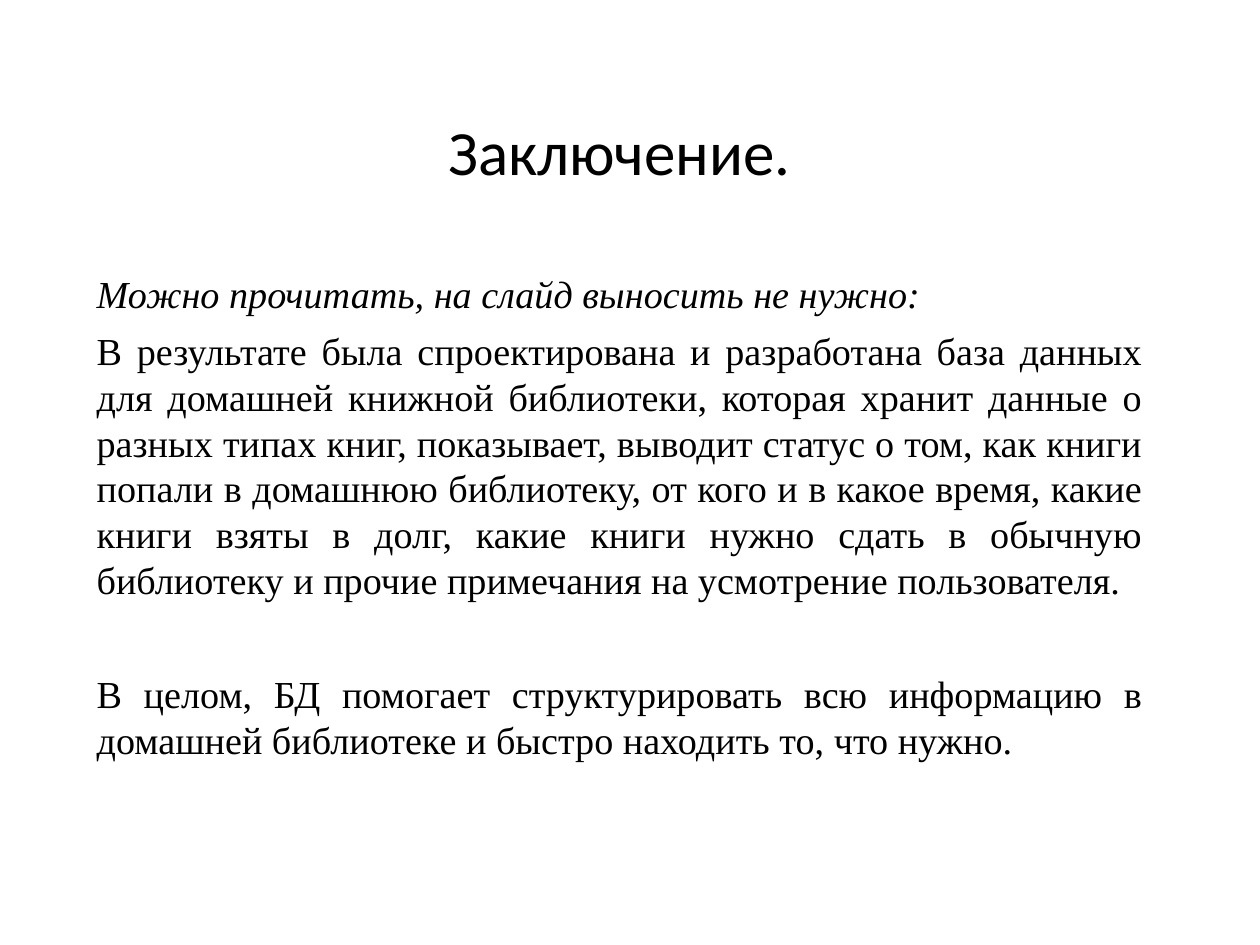
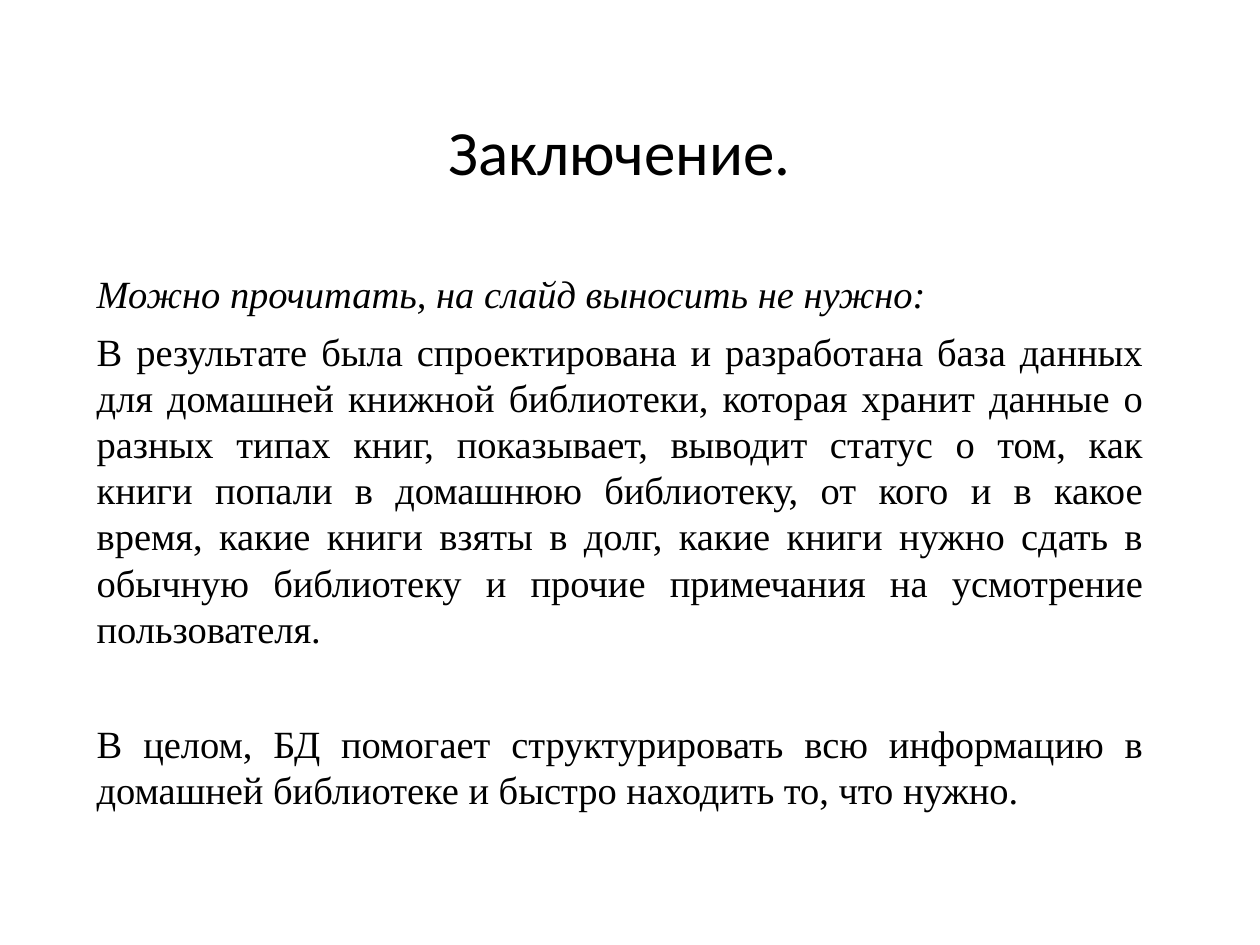
Before and after one commit to VividPhoenixGame/Kursovaya_Pungin, a slide deck: slide 10 of БД для домашней библиотеки1.pptx. Drawn at 1260x945 pixels with LibreOffice and Linux fonts; fonts in the diff are those of the drawing. Boxes give left, top, right and bottom in pixels: in the first picture for what was removed or moved away, otherwise in the second. Text is boxed around its words. In the diff, an @@ line names an element or a change of style, - is before the commit and + after.

```diff
--- a/БД для домашней библиотеки1.pptx
+++ b/БД для домашней библиотеки1.pptx
@@ text "Можно прочитать, на слайд выносить ..." at (x1=97, y1=281, x2=1143, y2=812): size 21.8 to 22 pt @@
```
Also in this commit, not shown: 4 other slides changed.
